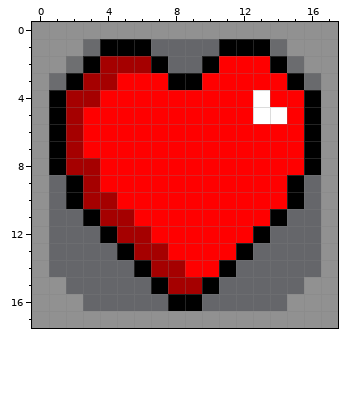
One commit to this pixel-art sprite: images/player/health.png. That is the earlier state.
The file is 18x18 pixels. Colours within 5 levels of each other are drawn and written as one.
After the commit:
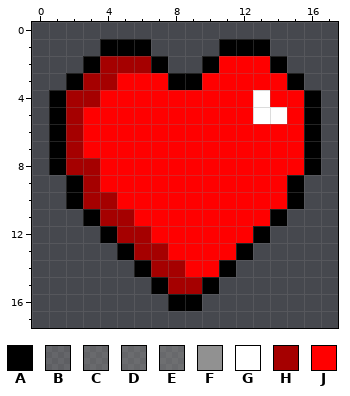
Palette (. is transparent): A #000000  B #91919169  C #91919177  D #9191917f  E #91919187  F #919191  G #ffffff  H #a50000  J #ff0000
Change:
{"y":0,"x":0,"old":"FFFFFFFFFFFFFFFFFF","new":".................."}
{"y":1,"x":0,"old":"FFFC","new":"...."}
{"y":1,"x":7,"old":"BBBB","new":"...."}
{"y":1,"x":14,"old":"CFFF","new":"...."}
{"y":2,"x":0,"old":"FFE","new":"..."}
{"y":2,"x":8,"old":"BB","new":".."}
{"y":2,"x":15,"old":"DFF","new":"..."}
{"y":3,"x":0,"old":"FD","new":".."}
{"y":3,"x":16,"old":"CF","new":".."}
{"y":4,"x":0,"old":"F","new":"."}
{"y":4,"x":17,"old":"F","new":"."}
{"y":5,"x":0,"old":"F","new":"."}
{"y":5,"x":17,"old":"F","new":"."}
{"y":6,"x":0,"old":"F","new":"."}
{"y":6,"x":17,"old":"F","new":"."}
{"y":7,"x":0,"old":"F","new":"."}
{"y":7,"x":17,"old":"F","new":"."}
{"y":8,"x":0,"old":"F","new":"."}
{"y":8,"x":17,"old":"F","new":"."}
{"y":9,"x":0,"old":"FB","new":".."}
{"y":9,"x":16,"old":"BF","new":".."}
{"y":10,"x":0,"old":"FB","new":".."}
{"y":10,"x":16,"old":"BF","new":".."}
{"y":11,"x":0,"old":"FBB","new":"..."}
{"y":11,"x":15,"old":"BBF","new":"..."}
{"y":12,"x":0,"old":"FBBB","new":"...."}
{"y":12,"x":14,"old":"BBBF","new":"...."}
{"y":13,"x":0,"old":"FBBBB","new":"....."}
{"y":13,"x":13,"old":"BBBBF","new":"....."}
{"y":14,"x":0,"old":"FBBBBB","new":"......"}
{"y":14,"x":12,"old":"BBBBBF","new":"......"}
{"y":15,"x":0,"old":"FFBBBBB","new":"......."}
{"y":15,"x":11,"old":"BBBBBFF","new":"......."}
{"y":16,"x":0,"old":"FFFBBBBB","new":"........"}
{"y":16,"x":10,"old":"BBBBBFFF","new":"........"}
{"y":17,"x":0,"old":"FFFFFFFFFFFFFFFFFF","new":".................."}
{"label":"erased","picture_box":[32,22,338,328]}
